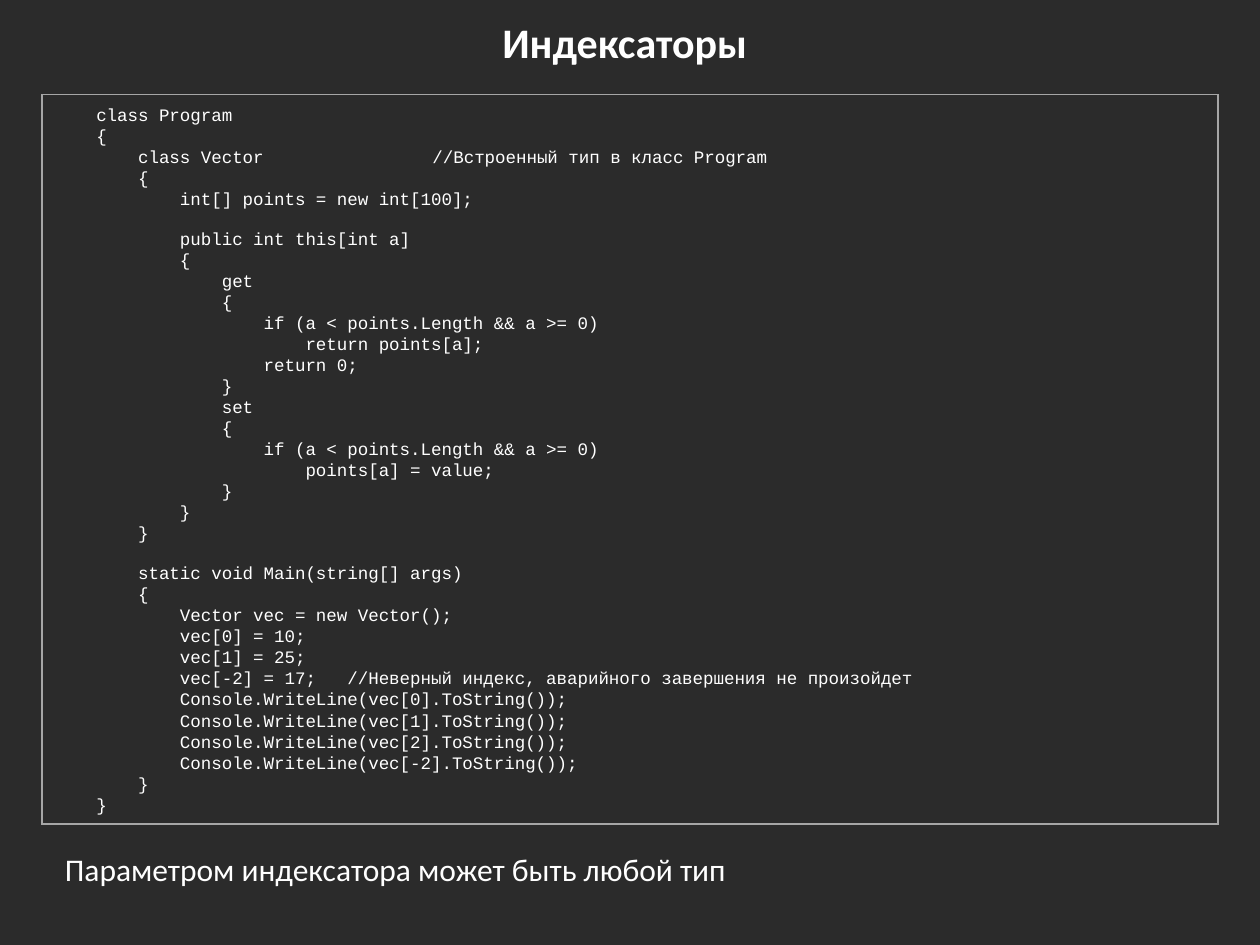
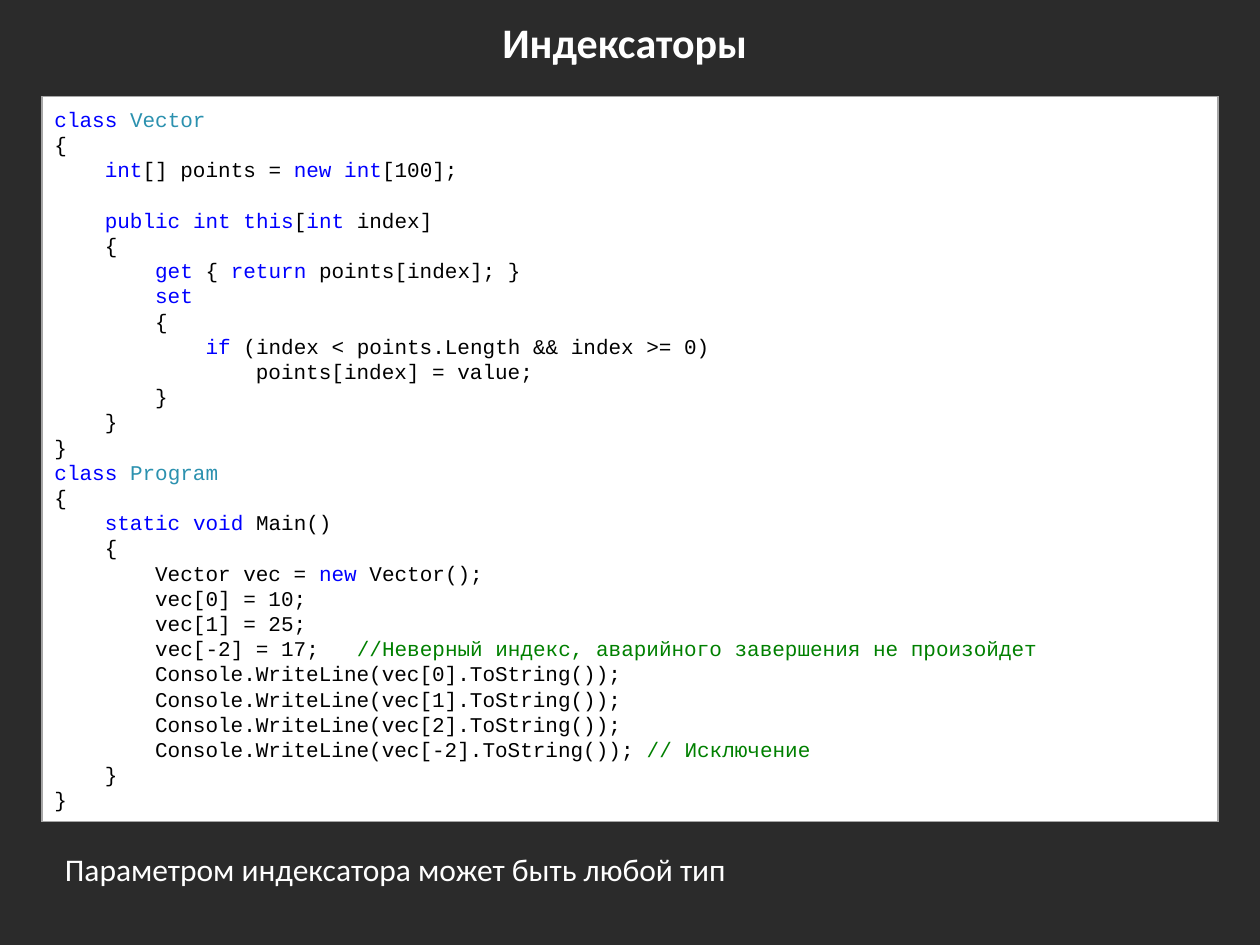
Before and after one commit to bazile/Training, a slide deck: slide 38 of Presentation/lesson-02-oop.pptx (slide 35 before the commit). Drawn at 1260x945 pixels with LibreOffice and Linux fonts; fonts in the diff are those of the drawing; background and template pictures are left out; a plain dark background stands for a picture behind light text. Boxes give left, top, right and bottom in pixels: in the first picture for what was removed or moved away, otherwise in the second. Text is boxed around its words. In the diff, an @@ line names an element or a change of style, - is before the commit and + after.

Commit message:
Updated presentations

```diff
--- a/Presentation/lesson-02-oop.pptx
+++ b/Presentation/lesson-02-oop.pptx
@@ rectangle "class Vector" at (x1=42, y1=97, x2=1217, y2=823): fill none to #FFFFFF @@
@@ text in rectangle at (x1=54, y1=112, x2=206, y2=128): text changed; size 10 to 12 pt; text colour #FFFFFF to #2B91AF @@
-class Program
-{
-class Vector //Встроенный тип в класс Program
+class Vector
@@ text in rectangle at (x1=105, y1=162, x2=1037, y2=737): size 10 to 12 pt in "{", "int[] points = new int[100];", "{", "set" and 14 more places; text colour #FFFFFF to #000000 in "{", "int[] points = int[100];", "{", "{" and 13 more places; text colour #FFFFFF to #0000FF in "int[] new int[100];", "set", "new"; text colour #FFFFFF to #008000 in "//Неверный индекс, аварийного завершения не произойдет" @@
@@ text in rectangle at (x1=105, y1=213, x2=433, y2=233): text changed; size 10 to 12 pt; text colour #FFFFFF to #0000FF @@
-public int this[int a]
+public int this[int index]
@@ text in rectangle at (x1=155, y1=263, x2=495, y2=283): text changed; size 10 to 12 pt; text colour #FFFFFF to #000000 @@
-get
-{
-if (a < points.Length && a >= 0)
-return points[a];
-return 0;
-}
+get { return points[index]; }
@@ text in rectangle at (x1=206, y1=339, x2=709, y2=384): text changed; size 10 to 12 pt; text colour #FFFFFF to #000000 @@
-if (a < points.Length && a >= 0)
-points[a] = value;
+if (index < points.Length && index >= 0)
+points[index] = value;
@@ text in rectangle at (x1=54, y1=465, x2=332, y2=535): text changed; size 10 to 12 pt; text colour #FFFFFF to #0000FF @@
-static void Main(string[] args)
+class Program
+{
+static void Main()
@@ text in rectangle at (x1=155, y1=742, x2=811, y2=762): text changed; size 10 to 12 pt; text colour #FFFFFF to #000000 @@
-Console.WriteLine(vec[-2].ToString());
+Console.WriteLine(vec[-2].ToString()); // Исключение
```
Also in this commit, not shown: 3 other slides changed, 7 slides added, 6 other files.
